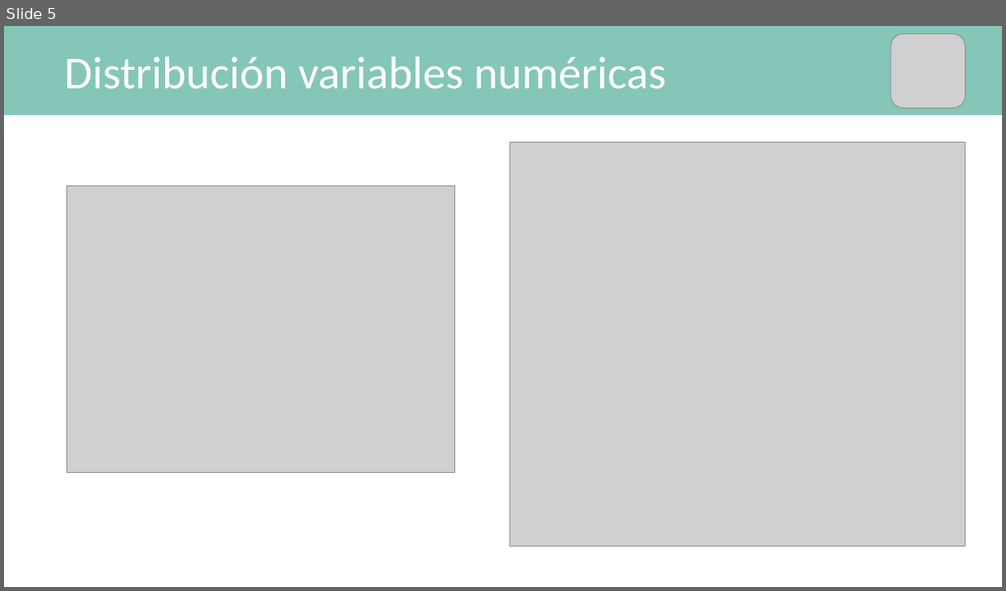
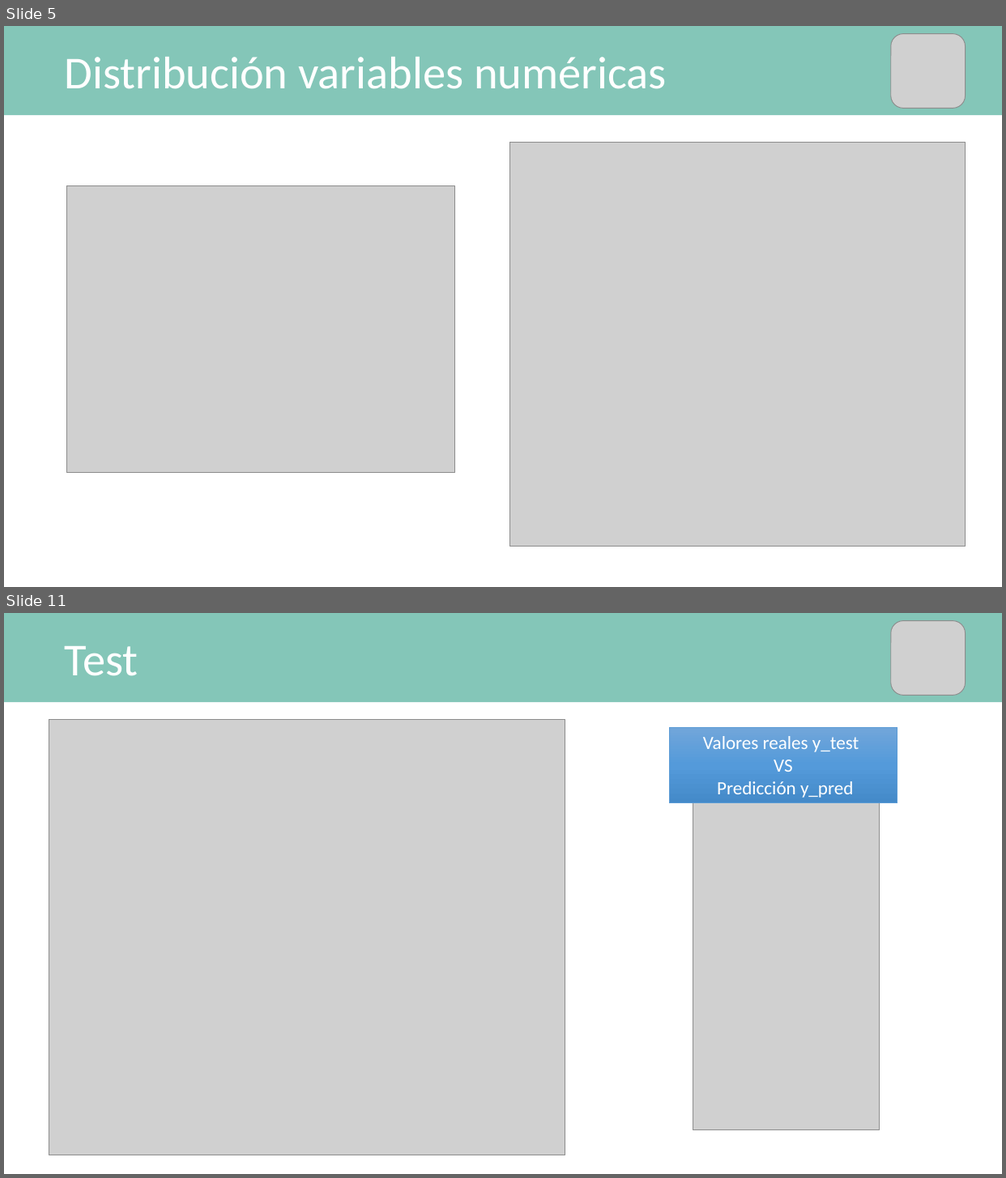
Before and after one commit to mPuchadesdo/Team-Challenge---Team-MPG, a slide deck: Team_MPG.pptx. Shown one above the other, each under a label of ours: slide 5 before the commit, slides 5 and 11 after it; the slides between them are not shown. The pictures are 1006x591 and 1006x1178 pixels, drawn with LibreOffice and Linux fonts; fonts in the diff are those of the drawing; grey boxes stand for pictures. Boxes give left, top, right and bottom in pixels: in the first picture for what was removed or moved away, otherwise in the second. Text is boxed around its words. In the diff, an @@ line names an element or a change of style, - is before the commit and + after.

```diff
--- a/Team_MPG.pptx
+++ b/Team_MPG.pptx
@@ slide 11 added at bbox=[4, 613, 1002, 1174], background #FFFFFF @@
@@ rectangle added at bbox=[4, 613, 1002, 702], fill #84C6B8 @@
@@ picture added at bbox=[891, 620, 965, 695] @@
@@ text added at bbox=[65, 646, 138, 676], 44 pt, text #FFFFFF @@
+Test
@@ picture added at bbox=[49, 720, 565, 1156] @@
@@ rectangle added at bbox=[670, 727, 898, 803], fill gradient #71A6DB to #559BDB to #448ACA, outline #5B9BD5 0.5 pt, 18 pt, text #FFFFFF @@
+Valores reales y_test
+VS
+Predicción y_pred
@@ picture added at bbox=[693, 803, 879, 1131] @@
```
Also in this commit, not shown: 5 other slides added, 1 slide removed, 2 other files.
